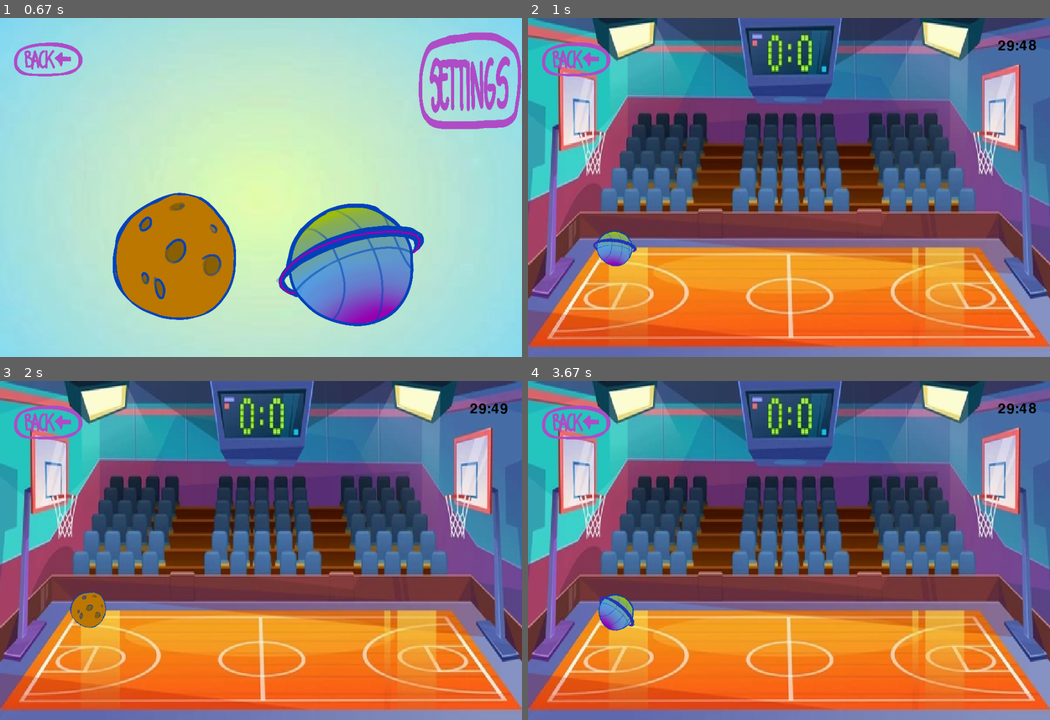
Above: before the commit, frames 1-4 (two rows, left to right).
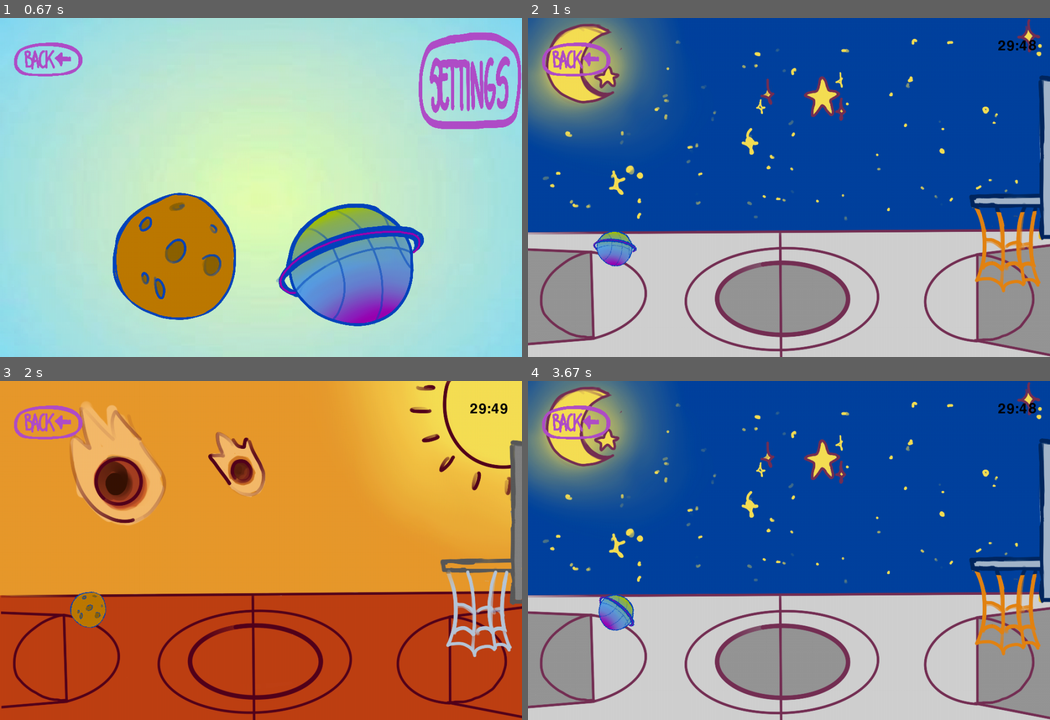
Above: after the commit, the same moments.

Repository: EliasEK05/pygame.project.galactic.basket
Game: pygame game, started from main.py
Two runs of this game, one before a commit and one after it. Both use one fixed random seed, a clock stepped at 60 frames per second and the inputs below.
Inputs (mouse positions are in pixels of both pictures, inside the frame that each line leads up to):
- Up to frame 1 (0.67 s): click (261, 289) at 0.38 s
- Up to frame 2 (1 s): click (877, 265) at 0.72 s
- Up to frame 3 (2 s): click (46, 431) at 1.05 s; click (261, 652) at 1.38 s; click (167, 628) at 1.72 s
- Up to frame 4 (3.67 s): click (574, 431) at 2.05 s; click (789, 679) at 2.38 s; click (574, 431) at 2.72 s; click (789, 652) at 3.05 s; click (789, 679) at 3.38 s

Frame 1 is identical in both runs. In frame 2, 98% of the frame differs, in the area x 0-100%, y 0-100%; in frame 3, 99%; in frame 4, 98%.

Commit message:
Update main.py

Diff:
--- a/main.py
+++ b/main.py
@@ -58,10 +58,10 @@
 play = pygame.image.load("image/test_background.jpg").convert_alpha()
 play = pygame.transform.scale(play, (1000, 700))
 
-mode_2 = pygame.image.load("image/court.jpg").convert_alpha()
+mode_2 = pygame.image.load("image/court_mode_2.png").convert_alpha()
 mode_2 = pygame.transform.scale(mode_2, (1000, 700))
 
-mode_1 = pygame.image.load("image/court.jpg").convert_alpha()
+mode_1 = pygame.image.load("image/court_mode_1.png").convert_alpha()
 mode_1 = pygame.transform.scale(mode_1, (1000, 700))
 
 # slider pour le volume
@@ -294,7 +294,7 @@
 
 
     elif current_screen == "mode_2":
-        ecran.blit(mode_1, (0, 0))
+        ecran.blit(mode_2, (0, 0))
         ecran.blit(bouton_retour, bouton_clic_retour.topleft)
 
         for event in pygame.event.get():
